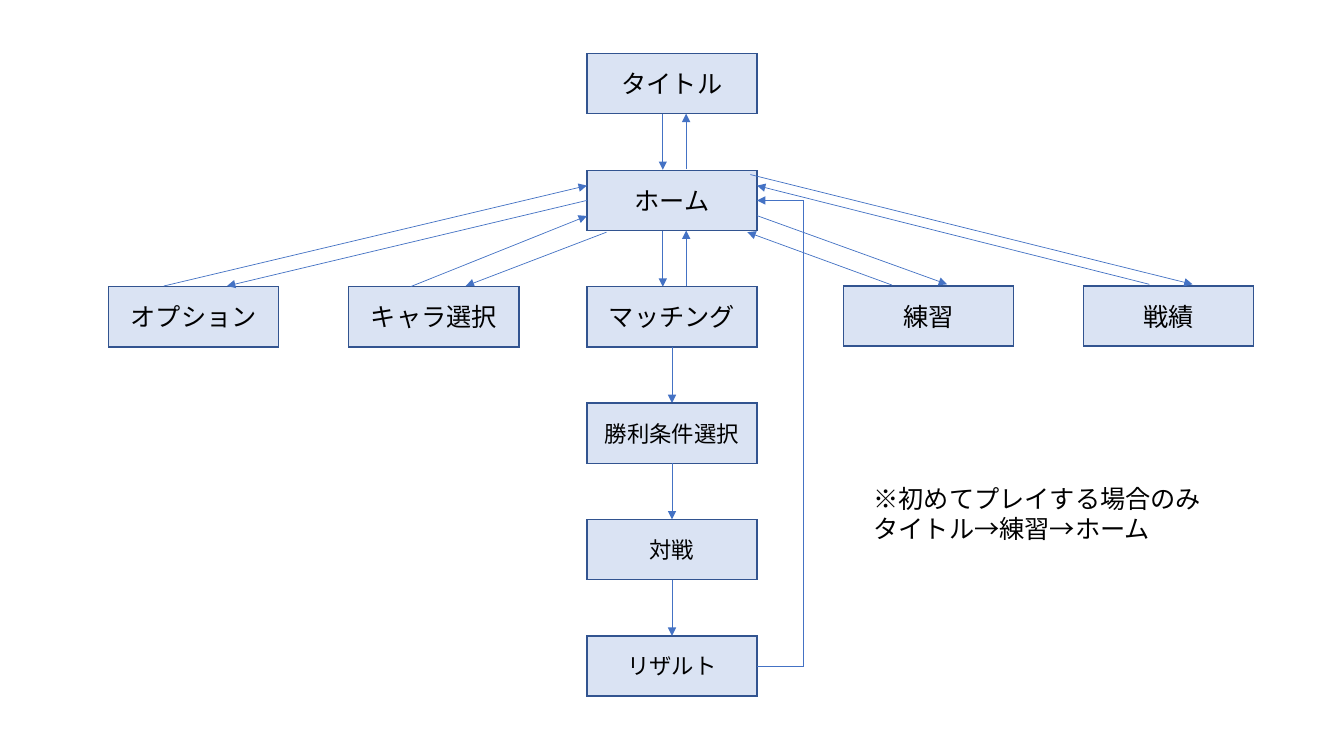
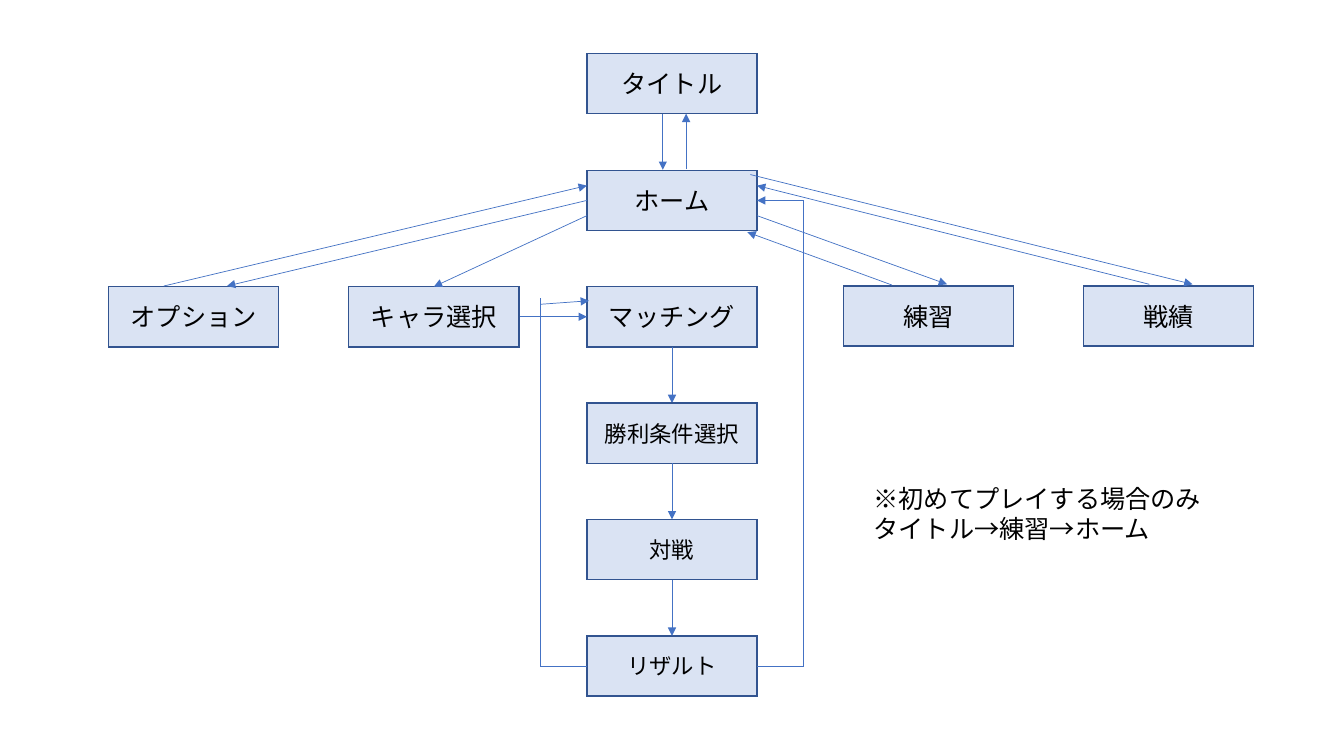
Before and after one commit to soushi1116/Employment_Local, a slide deck: slide 2 of 仕様書/シーン.pptx. Drawn at 1344x756 pixels with LibreOffice and Linux fonts; fonts in the diff are those of the drawing. Boxes give left, top, right and bottom in pixels: in the first picture for what was removed or moved away, otherwise in the second. Text is boxed around its words. In the diff, an @@ line names an element or a change of style, - is before the commit and + after.

```diff
--- a/仕様書/シーン.pptx
+++ b/仕様書/シーン.pptx
@@ arrow moved from (410, 286) - (587, 216) to (587, 216) - (434, 286) @@
@@ arrow removed from (663, 231) to (663, 286) @@
@@ arrow removed from (687, 286) to (687, 231) @@
@@ line added from (540, 666) to (540, 298), #4472C4 0.5 pt @@
@@ arrow moved from (607, 232) - (466, 286) to (519, 317) - (587, 317) @@
@@ arrow added from (540, 304) to (589, 300), #4472C4 0.5 pt @@
@@ line added from (540, 666) to (587, 666), #4472C4 0.5 pt @@
```
Also in this commit, not shown: 2 other slides changed.
